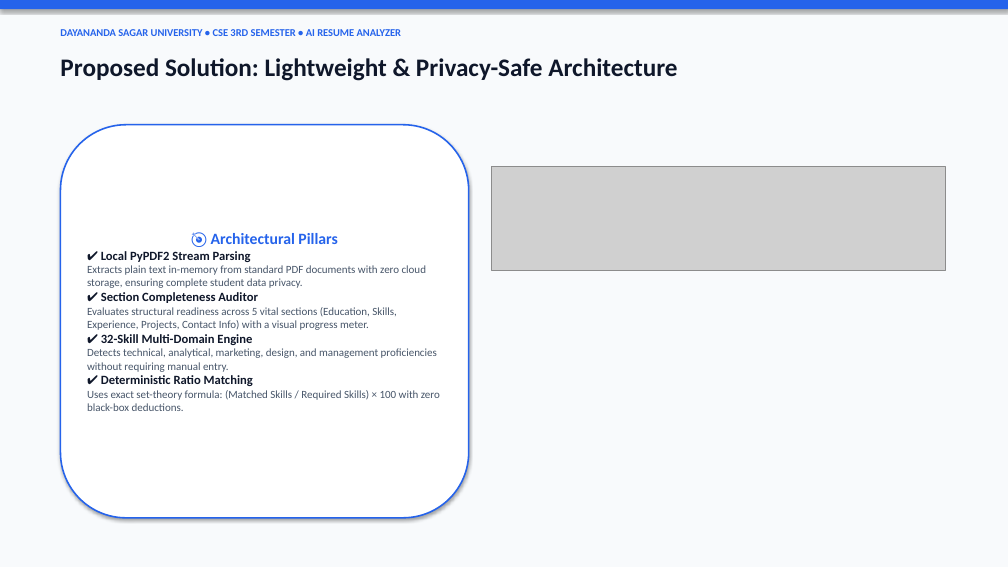
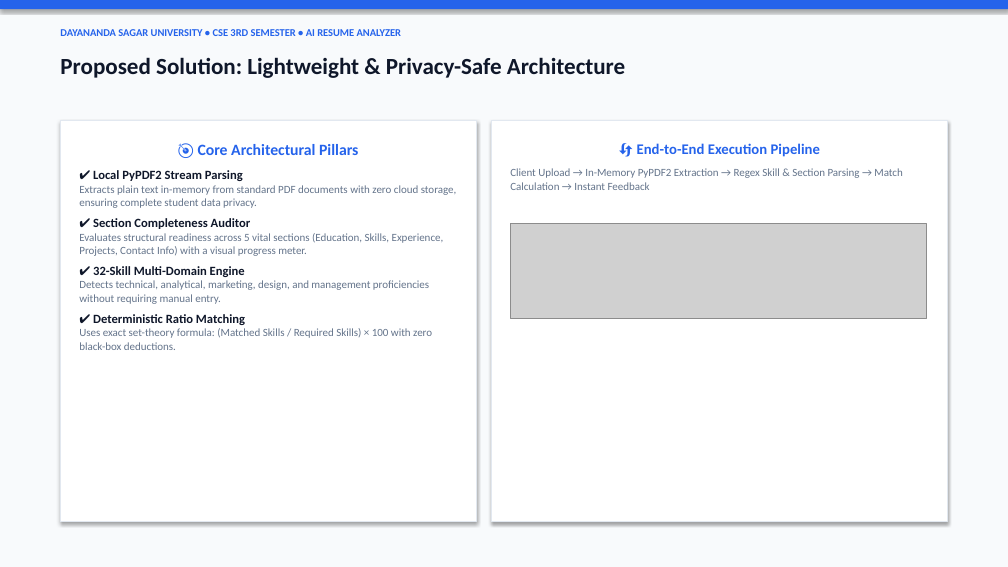
Before and after one commit to geetesh525-glitch/campus-ai-project-assistant, a slide deck: slide 3 of resume_analyzer_project/AI_Resume_Analyzer_Presentation.pptx. Drawn at 1008x567 pixels with LibreOffice and Linux fonts; fonts in the diff are those of the drawing; grey boxes stand for pictures. Boxes give left, top, right and bottom in pixels: in the first picture for what was removed or moved away, otherwise in the second. Text is boxed around its words. In the diff, an @@ line names an element or a change of style, - is before the commit and + after.

```diff
--- a/resume_analyzer_project/AI_Resume_Analyzer_Presentation.pptx
+++ b/resume_analyzer_project/AI_Resume_Analyzer_Presentation.pptx
@@ text "Proposed Solution: Lightweight & Privacy-Safe ..." at (60, 57, 625, 78): size 24 to 22 pt @@
@@ rectangle "🎯 Core Architectural Pillars": place and size @@
-rectangle "🎯 Core Architectural Pillars" at (60, 125, 469, 518)
+rectangle "🎯 Core Architectural Pillars" at (60, 121, 476, 522)
@@ rectangle "🎯 Core Architectural Pillars" at (60, 121, 476, 522): vertical alignment middle to top; rounded rectangle to rectangle; outline #2563EB 1.5 pt to #E2E8F0 1 pt @@
@@ text in rectangle at (198, 144, 358, 155): text changed @@
-🎯 Architectural Pillars
+🎯 Core Architectural Pillars
@@ rectangle added at (492, 121, 948, 522), fill #FFFFFF, outline #E2E8F0 1 pt, 10.5 pt, text #64748B @@
+🔄 End-to-End Execution Pipeline
+Client Upload → In-Memory PyPDF2 Extraction → Regex Skill & Section Parsing → Match Calculation → Instant Feedback
@@ text in rectangle at (79, 185, 457, 350): text colour #475569 to #64748B in "Extracts plain text in-memory from standard PDF ...", "Evaluates structural readiness across 5 vital sections ...", "Detects technical, analytical, marketing, design, and manage ...", "Uses exact set-theory formula: (Matched Skills / ..."; more space between paragraphs @@
@@ picture: place and size @@
-picture at (492, 166, 945, 270)
+picture at (510, 223, 926, 318)
```
Also in this commit, not shown: 9 other slides changed, 2 other files.
